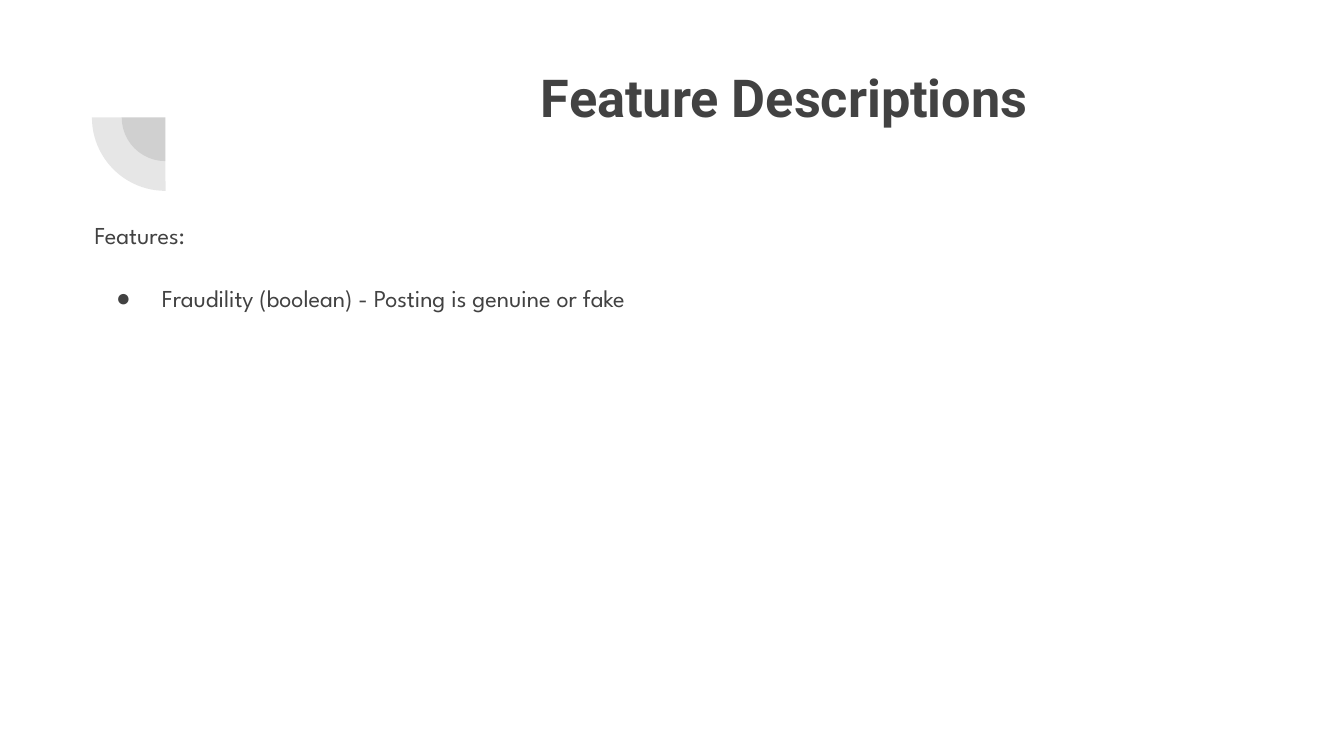
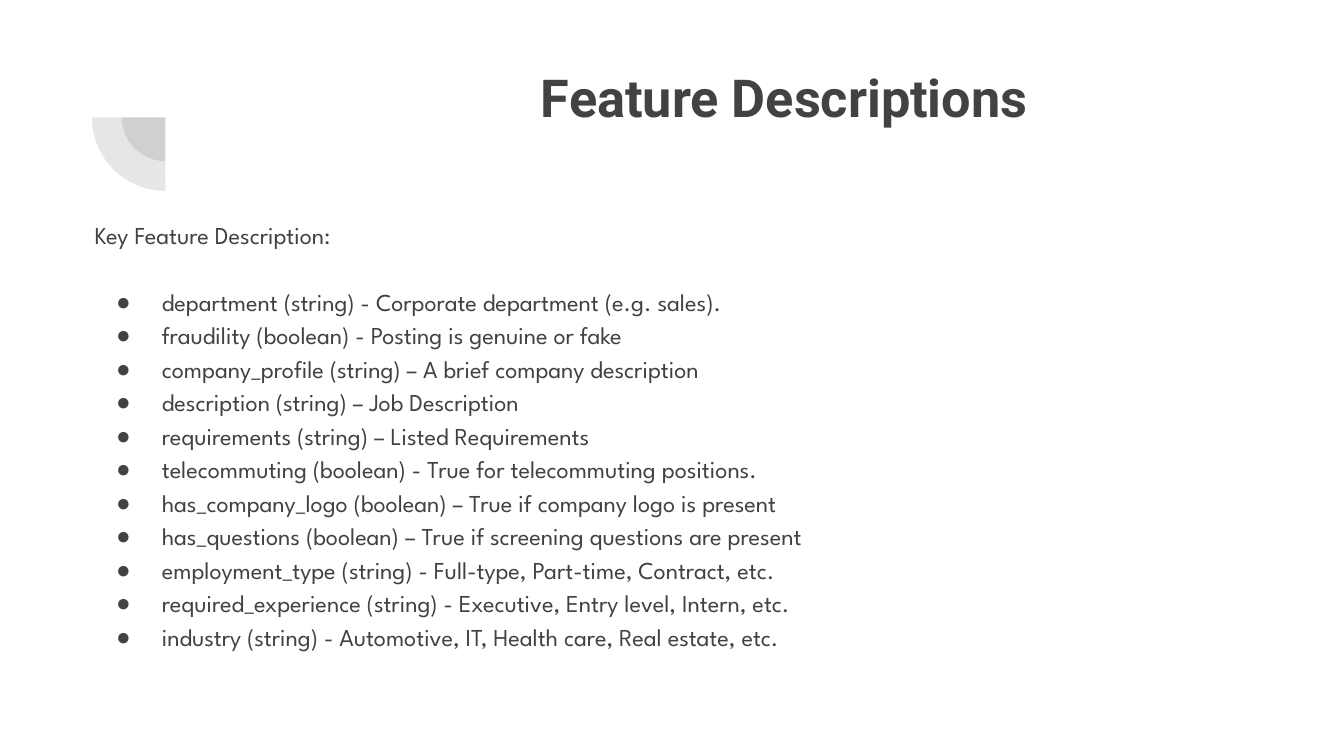
Before and after one commit to shpatgashi/machine_learning_experiments, a slide deck: slide 36 of Machine Learning.pptx (slide 34 before the commit). Drawn at 1344x756 pixels with LibreOffice and Linux fonts; fonts in the diff are those of the drawing. Boxes give left, top, right and bottom in pixels: in the first picture for what was removed or moved away, otherwise in the second. Text is boxed around its words. In the diff, an @@ line names an element or a change of style, - is before the commit and + after.

```diff
--- a/Machine Learning.pptx
+++ b/Machine Learning.pptx
@@ text at box(95, 228, 802, 652): text changed @@
-Features:
-● Fraudility (boolean) - Posting is genuine or fake
+Key Feature Description:
+● department (string) - Corporate department (e.g. sales).
+● fraudility (boolean) - Posting is genuine or fake
+● company_profile (string) – A brief company description
+● description (string) – Job Description
+● requirements (string) – Listed Requirements
+● telecommuting (boolean) - True for telecommuting positions.
+● has_company_logo (boolean) – True if company logo is present
+● has_questions (boolean) – True if screening questions are present
+● employment_type (string) - Full-type, Part-time, Contract, etc.
+● required_experience (string) - Executive, Entry level, Intern, etc.
+● industry (string) - Automotive, IT, Health care, Real estate, etc.
```
Also in this commit, not shown: 6 other slides changed, 3 slides added, 1 slide removed.
